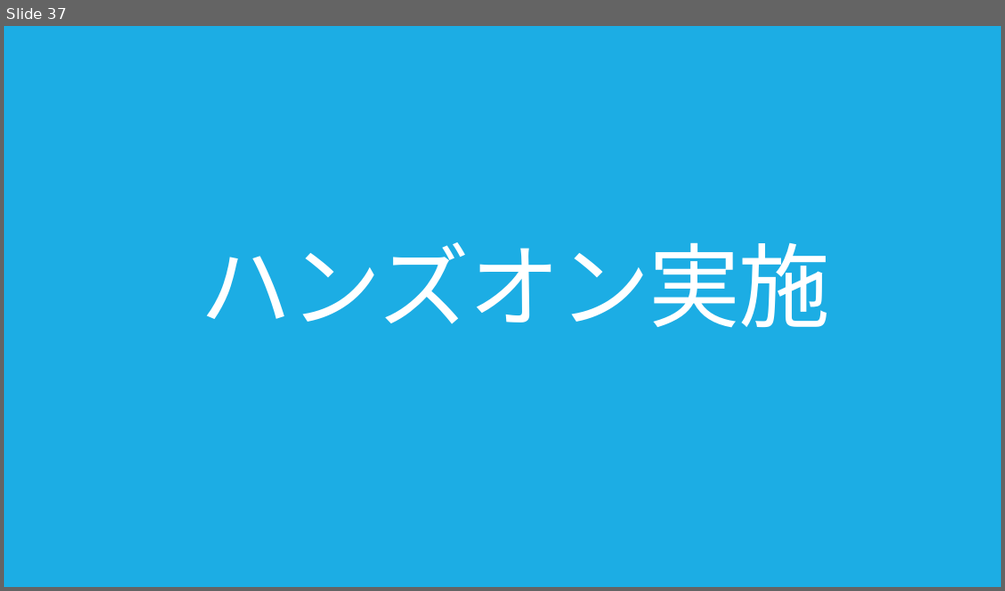
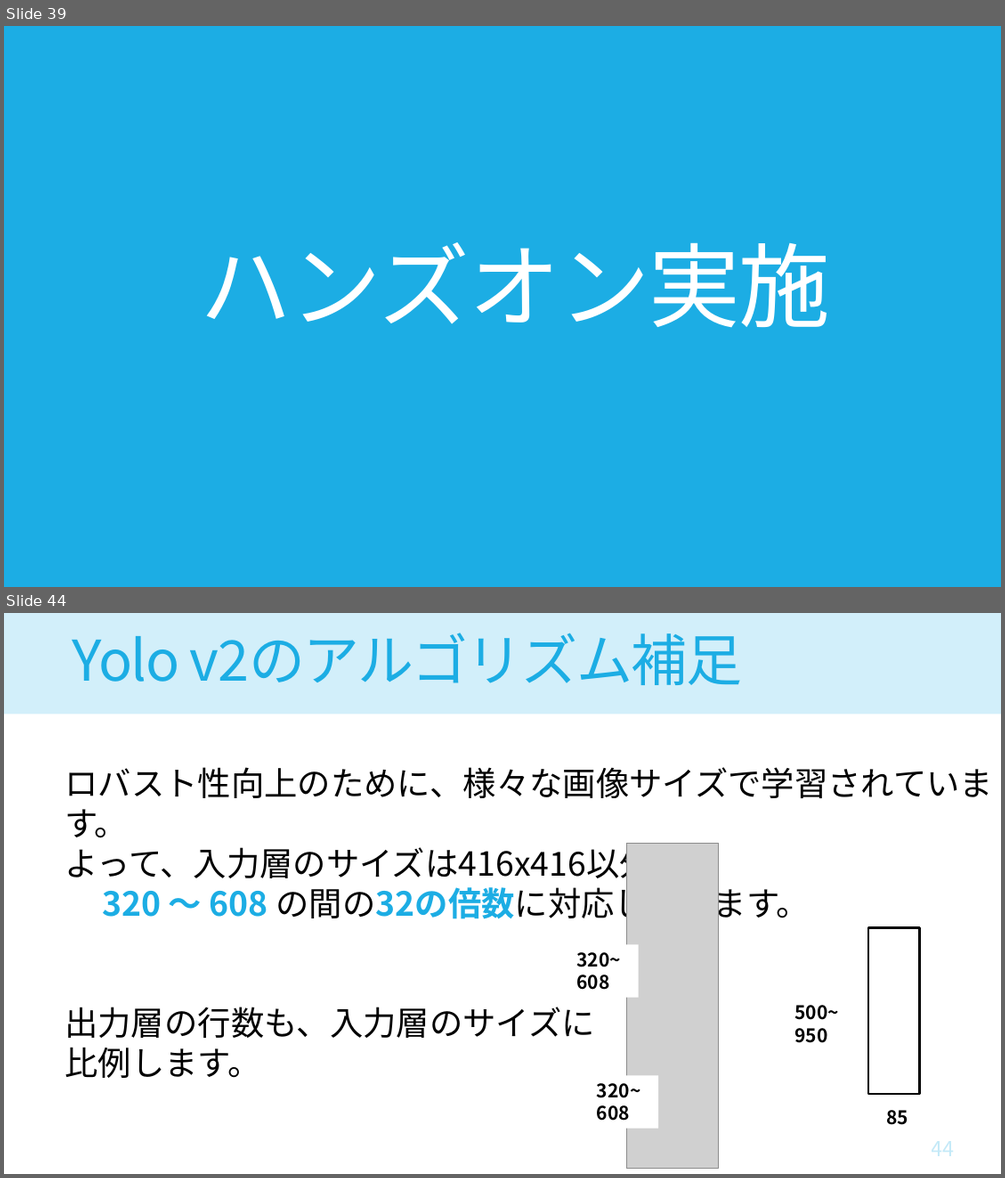
Before and after one commit to houkiboshiComet/Object-Detector-Hands-On, a slide deck: doc/CV_DNN_Hands-On2.pptx. Shown one above the other, each under a label of ours: slide 37 before the commit, slides 39 and 44 after it; the slides between them are not shown. The pictures are 1005x591 and 1005x1178 pixels, drawn with LibreOffice and Linux fonts; fonts in the diff are those of the drawing; grey boxes stand for pictures. Boxes give left, top, right and bottom in pixels: in the first picture for what was removed or moved away, otherwise in the second. Text is boxed around its words. In the diff, an @@ line names an element or a change of style, - is before the commit and + after.

```diff
--- a/doc/CV_DNN_Hands-On2.pptx
+++ b/doc/CV_DNN_Hands-On2.pptx
@@ slide 44 added at (x1=4, y1=613, x2=1001, y2=1174), background #FFFFFF @@
@@ rectangle added at (x1=4, y1=613, x2=1001, y2=714), fill #D2EFFA @@
@@ title added at (x1=73, y1=633, x2=742, y2=685), 54 pt, text #1CADE4 @@
+Yolo v2のアルゴリズム補足
@@ text added at (x1=65, y1=767, x2=993, y2=1038), 32 pt, text #000000 @@
+ロバスト性向上のために、様々な画像サイズで学習されています。
+よって、入力層のサイズは416x416以外に、
+320 ～ 608 の間の32の倍数に対応しています。
+出力層の行数も、入力層のサイズに
+比例します。
@@ picture added at (x1=627, y1=844, x2=718, y2=1167) @@
@@ rectangle added at (x1=868, y1=928, x2=920, y2=1094), fill #FFFFFF, outline #000000 2.25 pt @@
@@ rectangle added at (x1=569, y1=944, x2=638, y2=997), fill #FFFFFF, 18 pt, text #000000, bold @@
+320~
+608
@@ text added at (x1=794, y1=1005, x2=839, y2=1043), 18 pt, text #000000, bold @@
+500~
+950
@@ rectangle added at (x1=590, y1=1075, x2=658, y2=1128), fill #FFFFFF, 18 pt, text #000000, bold @@
+320~
+608
@@ text added at (x1=886, y1=1110, x2=908, y2=1125), 18 pt, text #000000, bold @@
+85
@@ what was slide 37 is now slide 39 @@
```
Also in this commit, not shown: 7 slides changed, 9 other slides added, 30 slides removed, 2 other files.
